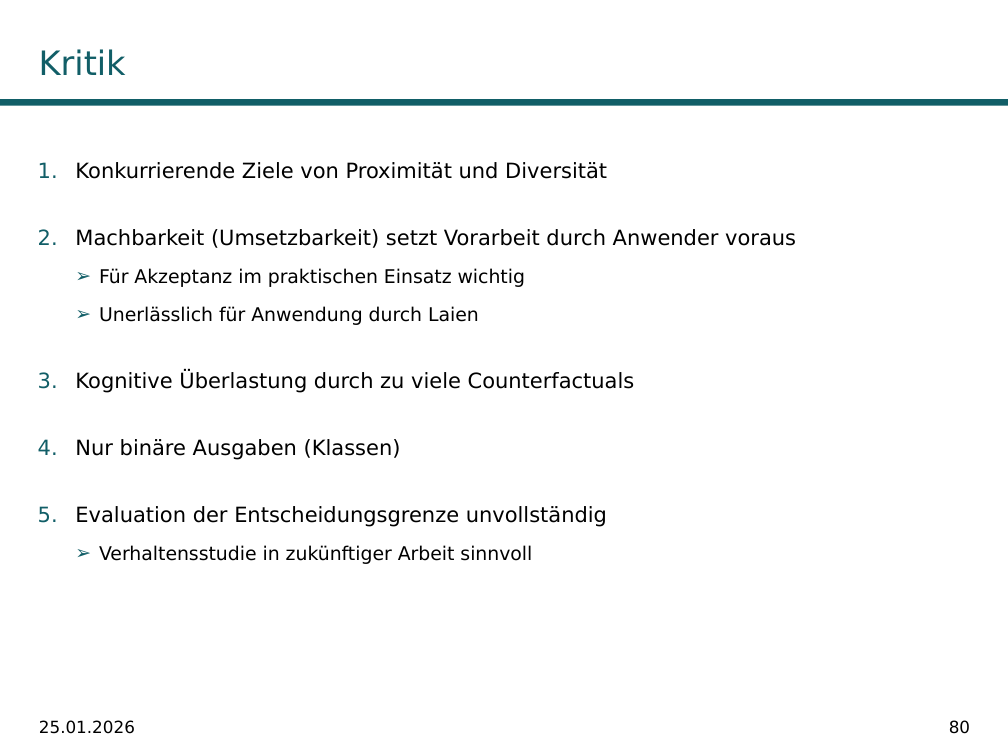
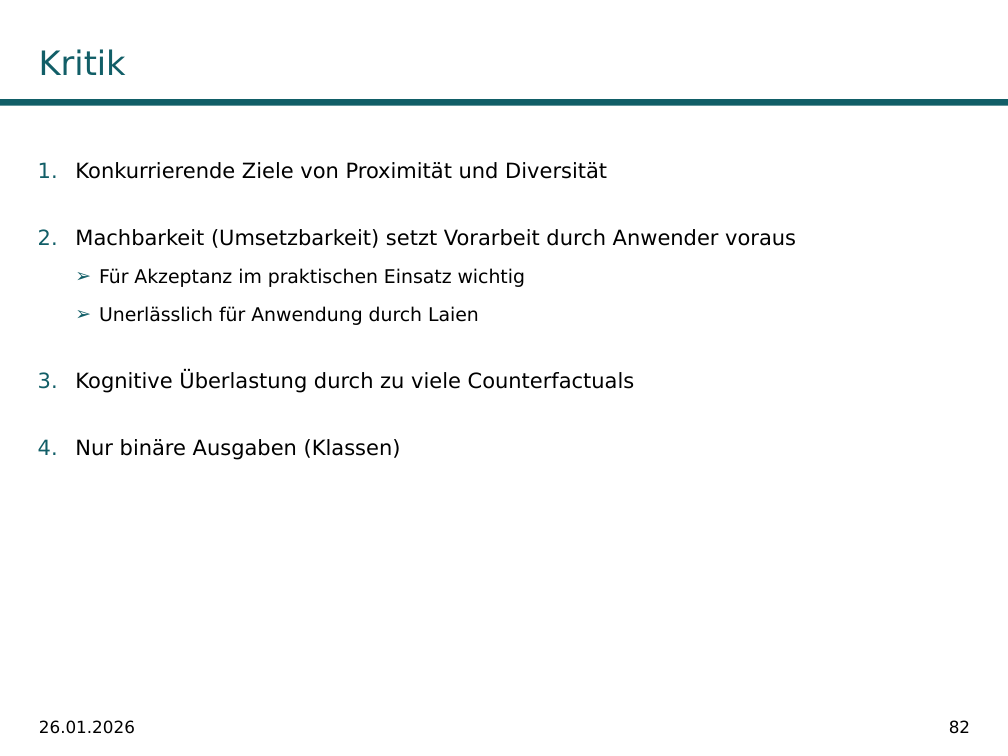
Before and after one commit to fabiw98/Seminar_DICE, a slide deck: slide 82 of Präsentation/PräsentationDiCE.pptx (slide 80 before the commit). Drawn at 1008x756 pixels with LibreOffice and Linux fonts; fonts in the diff are those of the drawing; background and template pictures are left out. Boxes give left, top, right and bottom in pixels: in the first picture for what was removed or moved away, otherwise in the second. Text is boxed around its words. In the diff, an @@ line names an element or a change of style, - is before the commit and + after.

```diff
--- a/Präsentation/PräsentationDiCE.pptx
+++ b/Präsentation/PräsentationDiCE.pptx
@@ text at (x1=75, y1=506, x2=607, y2=564): paragraphs removed @@
-5. Evaluation der Entscheidungsgrenze unvollständig
-  ➢ Verhaltensstudie in zukünftiger Arbeit sinnvoll
@@ text at (x1=39, y1=720, x2=135, y2=734): text changed @@
-25.01.2026
+26.01.2026
@@ page number at (x1=949, y1=720, x2=970, y2=734): text changed @@
-80
+82
```
Also in this commit, not shown: 72 other slides changed, 3 slides added.
